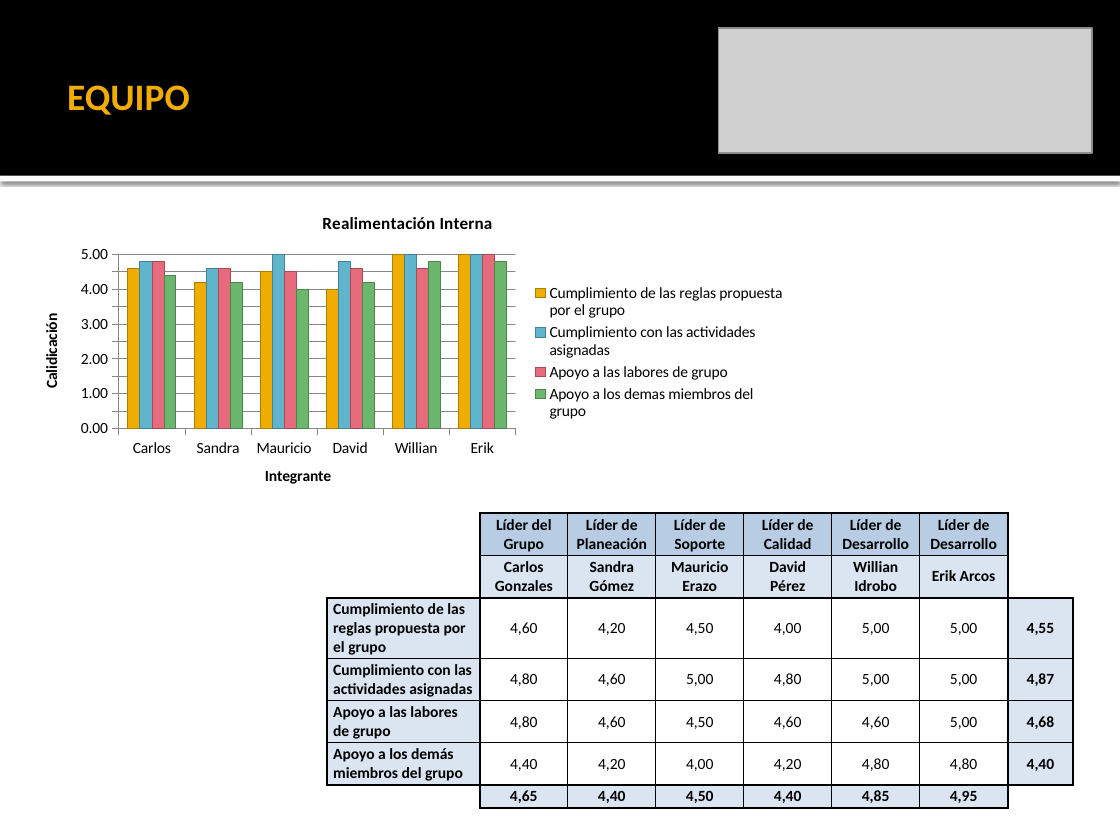
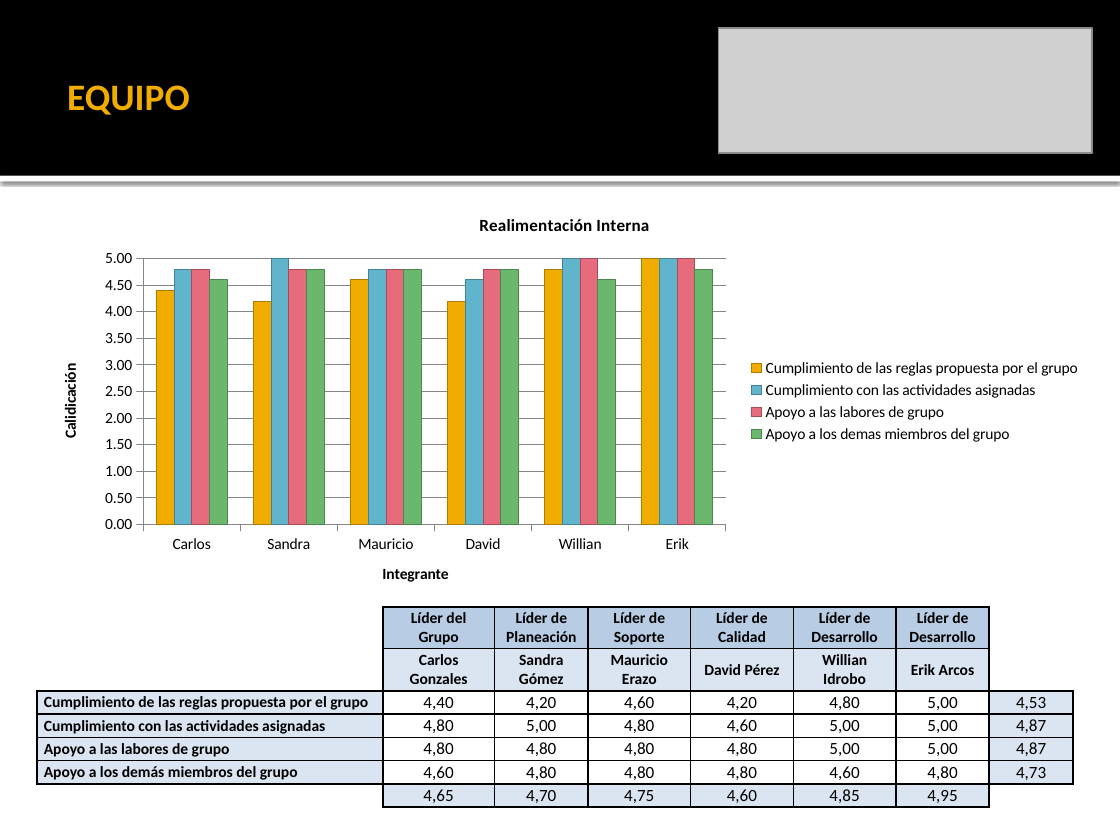
Before and after one commit to leseroth/ingenium-managment, a slide deck: slide 5 of CSOF5101 Ingeniera de Software/TSP/0330PostMortemTSPCiclo3.pptx. Drawn at 1120x840 pixels with LibreOffice and Linux fonts; fonts in the diff are those of the drawing; grey boxes stand for pictures. Boxes give left, top, right and bottom in pixels: in the first picture for what was removed or moved away, otherwise in the second. Text is boxed around its words. In the diff, an @@ line names an element or a change of style, - is before the commit and + after.

```diff
--- a/CSOF5101 Ingeniera de Software/TSP/0330PostMortemTSPCiclo3.pptx
+++ b/CSOF5101 Ingeniera de Software/TSP/0330PostMortemTSPCiclo3.pptx
@@ column chart at (x1=37, y1=196, x2=1092, y2=607) @@
-Cumplimiento de las reglas propuesta por el grupo: 4.6, 4.2, 4.5, 4, 5, 5
+Cumplimiento de las reglas propuesta por el grupo: 4.4, 4.2, 4.6, 4.2, 4.8, 5
@@ Cumplimiento con las actividades asignadas, Sandra: 4.6 to 5 @@
@@ Cumplimiento con las actividades asignadas, Mauricio: 5 to 4.8 @@
@@ Cumplimiento con las actividades asignadas, David: 4.8 to 4.6 @@
-Apoyo a las labores de grupo: 4.8, 4.6, 4.5, 4.6, 4.6, 5
+Apoyo a las labores de grupo: 4.8, 4.8, 4.8, 4.8, 5, 5
-Apoyo a los demas miembros del grupo: 4.4, 4.2, 4, 4.2, 4.8, 4.8
+Apoyo a los demas miembros del grupo: 4.6, 4.8, 4.8, 4.8, 4.6, 4.8
@@ column chart resized from (x1=19, y1=196, x2=797, y2=508) to (x1=37, y1=196, x2=1092, y2=607) @@
@@ table at (x1=37, y1=607, x2=1073, y2=807) @@
-row 3: Cumplimiento de las reglas propuesta por el grupo | 4,60 | 4,20 | 4,50 | 4,00 | 5,00 | 5,00 | 4,55
+row 3: Cumplimiento de las reglas propuesta por el grupo | 4,40 | 4,20 | 4,60 | 4,20 | 4,80 | 5,00 | 4,53
-row 4: Cumplimiento con las actividades asignadas | 4,80 | 4,60 | 5,00 | 4,80 | 5,00 | 5,00 | 4,87
+row 4: Cumplimiento con las actividades asignadas | 4,80 | 5,00 | 4,80 | 4,60 | 5,00 | 5,00 | 4,87
-row 5: Apoyo a las labores de grupo | 4,80 | 4,60 | 4,50 | 4,60 | 4,60 | 5,00 | 4,68
+row 5: Apoyo a las labores de grupo | 4,80 | 4,80 | 4,80 | 4,80 | 5,00 | 5,00 | 4,87
-row 6: Apoyo a los demás miembros del grupo | 4,40 | 4,20 | 4,00 | 4,20 | 4,80 | 4,80 | 4,40
+row 6: Apoyo a los demás miembros del grupo | 4,60 | 4,80 | 4,80 | 4,80 | 4,60 | 4,80 | 4,73
-row 7:  | 4,65 | 4,40 | 4,50 | 4,40 | 4,85 | 4,95 | 
+row 7:  | 4,65 | 4,70 | 4,75 | 4,60 | 4,85 | 4,95 | 
@@ size 10 to 11 pt in "4,20", "5,00", "4,80", "5,00" and 8 more places @@
@@ bold off in "4,87", "4,65", "4,85", "4,95" @@
@@ table resized from (x1=327, y1=513, x2=1077, y2=807) to (x1=37, y1=607, x2=1073, y2=807) @@
```
Also in this commit, not shown: 1 other slide changed, 1 other file.
